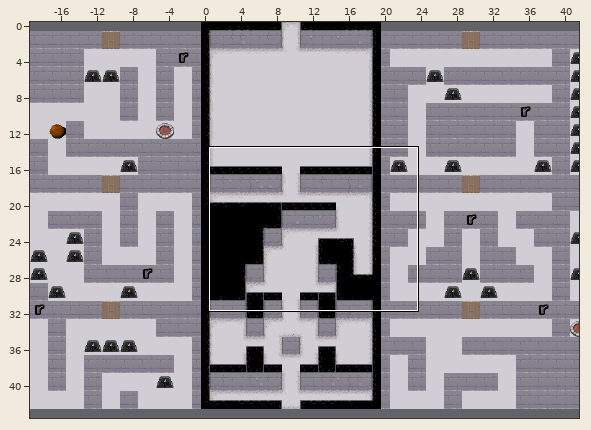
Two states of a Tiled map, Tiled/render/puzzle5_2.tmx. The picture above shows the old version from afar; the outline marks the close-up.
Close-up. As it was:
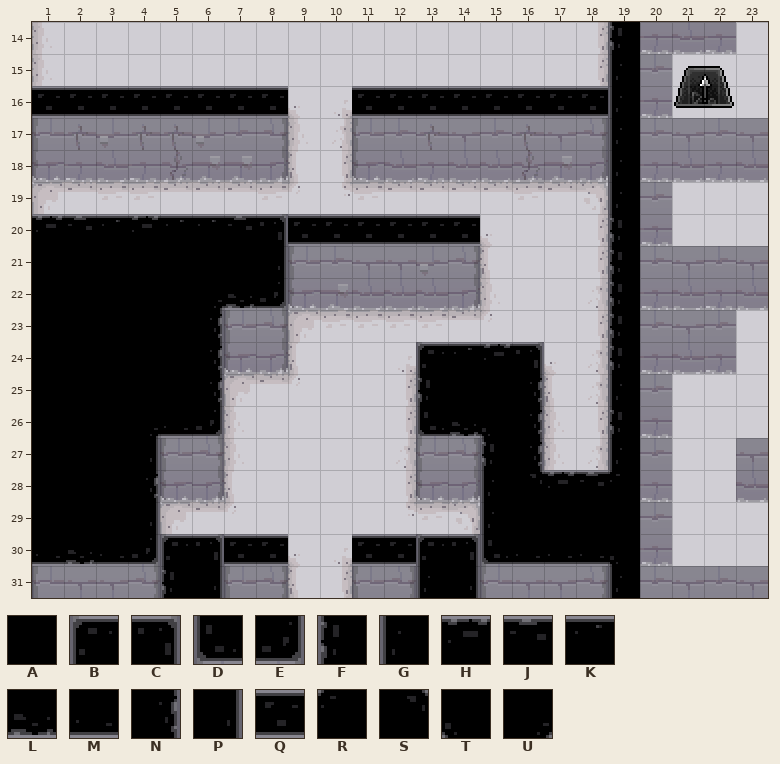
Cells are 16x16 px. Shown: x 1..23, y 14..31. The commit also changed other parts of the map, which this record leaves out.
Key: from "dungeon tileset calciumtrice": A 30, B 31, C 32, D 33, E 34, F 35, G 37, H 38, J 39, K 40, L 41, M 43, N 44, P 46, Q 51, R 79, S 80, T 81, U 82.
_ is an empty cell.
Layers that did not change in this view are not listed.
Layer "Ceilng" before, first column x 1:
14 __________________F____
15 __________________G____
16 QQQQQQQQ__QQQQQQQQG____
17 __________________G____
18 __________________G____
19 __________________G____
20 HJKHKKJCQQQQQQ____F____
21 AAAAAAAP__________F____
22 AAAAAULE__________F____
23 AAAAAN____________F____
24 AAAAAN______BKHC__F____
25 AAAAAN______FAAN__G____
26 AAAUME______DLTN__F____
27 AAAP__________FN__G____
28 AAAN__________GSHJR____
29 AAAP__________GAAAA____
30 MLMEBCQQ__QQBCDMMMT____
31 ____FP______GP____G____
The result:
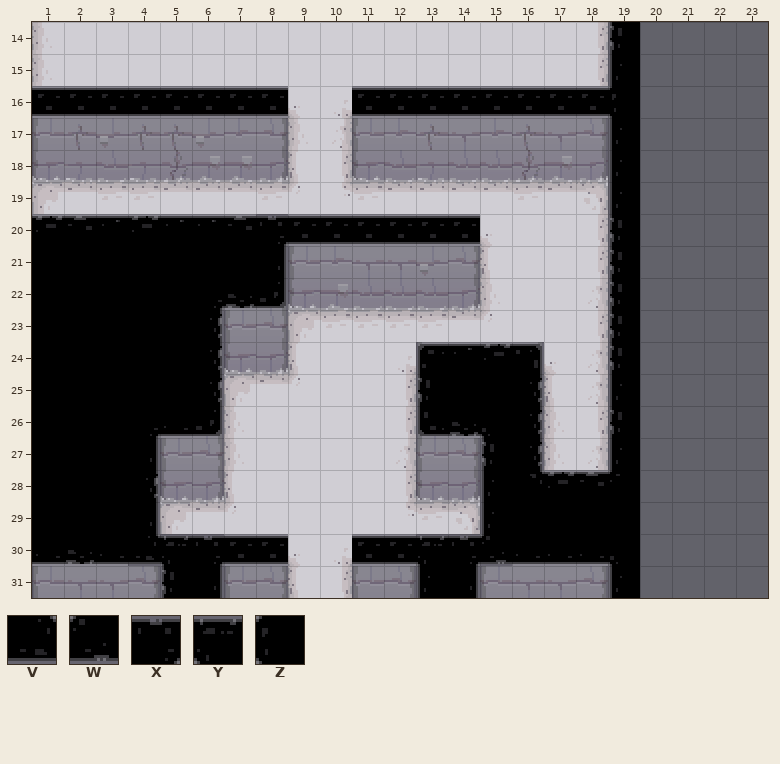
Further tiles: from "dungeon tileset calciumtrice": V 64, W 65, X 66, Y 67, Z 84.
Changes in this commit:
layer "Background" hidden
Layer "Ceilng":
The author changed tile E to tile V in row 30 at x 4.
The author changed tile D to tile W in row 30 at x 15.
The author changed tile C to tile X in row 20 at x 8; in row 30 at x 6 and 14.
The author changed tile B to tile Y in row 30 at x 5 and 13.
The author changed tile G to tile Z in row 16 at x 19.
